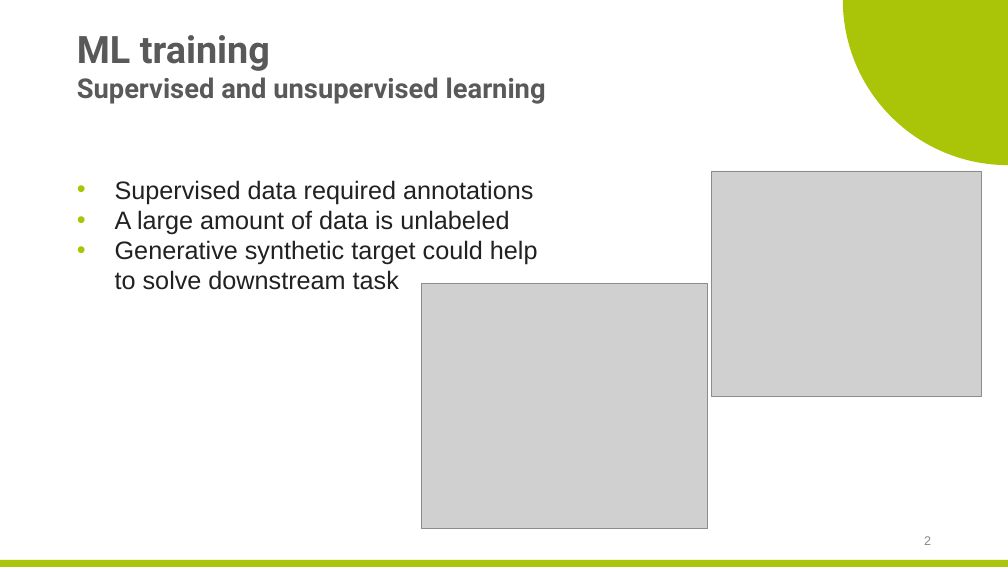
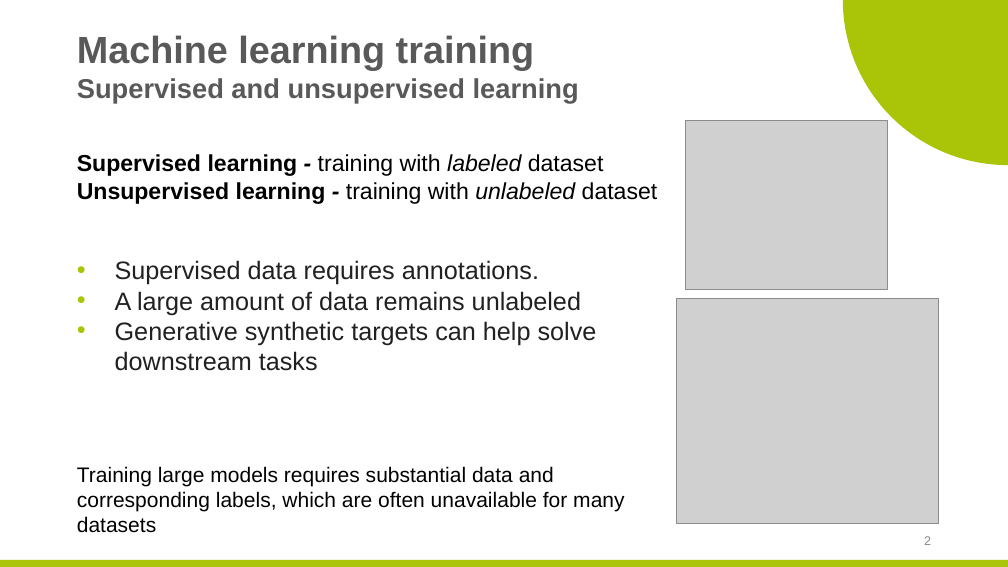
Before and after one commit to zaaabik/hppl_skoltech_project, a slide deck: slide 2 of presentations.pptx. Drawn at 1008x567 pixels with LibreOffice and Linux fonts; fonts in the diff are those of the drawing; grey boxes stand for pictures; background and template pictures are left out. Boxes give left, top, right and bottom in pixels: in the first picture for what was removed or moved away, otherwise in the second. Text is boxed around its words. In the diff, an @@ line names an element or a change of style, - is before the commit and + after.

```diff
--- a/presentations.pptx
+++ b/presentations.pptx
@@ title at [77, 35, 579, 103]: text changed; font Roboto to Arial @@
-ML training
-Supervised and unsupervised learning
+Machine learning training
+Supervised and unsupervised learning
@@ picture: place and size @@
-picture at [712, 171, 982, 396]
+picture at [686, 120, 889, 290]
@@ text at [77, 154, 658, 533]: text changed; text colour #212121 to #000000 @@
-• Supervised data required annotations
-• A large amount of data is unlabeled
-• Generative synthetic target could help to solve downstream task
+Supervised learning - training with labeled dataset
+Unsupervised learning - training with unlabeled dataset
+• Supervised data requires annotations.
+• A large amount of data remains unlabeled
+• Generative synthetic targets can help solve downstream tasks
+Training large models requires substantial data and corresponding labels, which are often unavailable for many datasets
@@ picture: place and size @@
-picture at [422, 284, 708, 529]
+picture at [677, 299, 939, 523]
```
Also in this commit, not shown: 6 other slides changed, 4 slides added, 3 slides removed, 28 other files.
